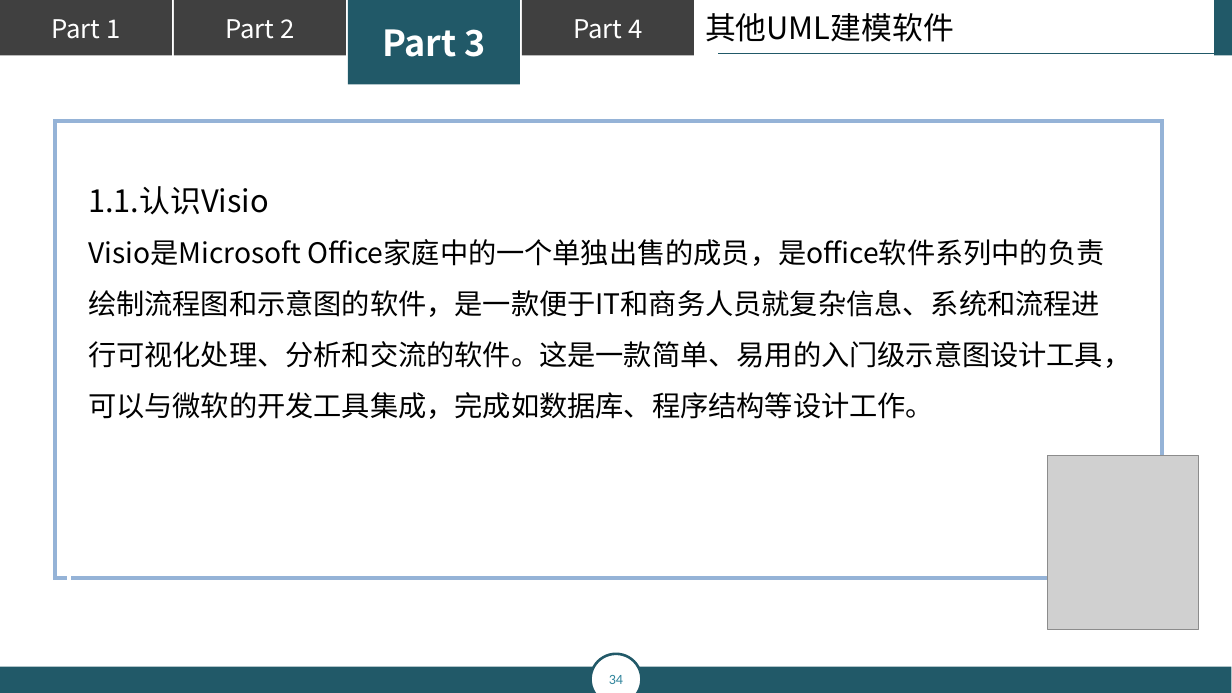
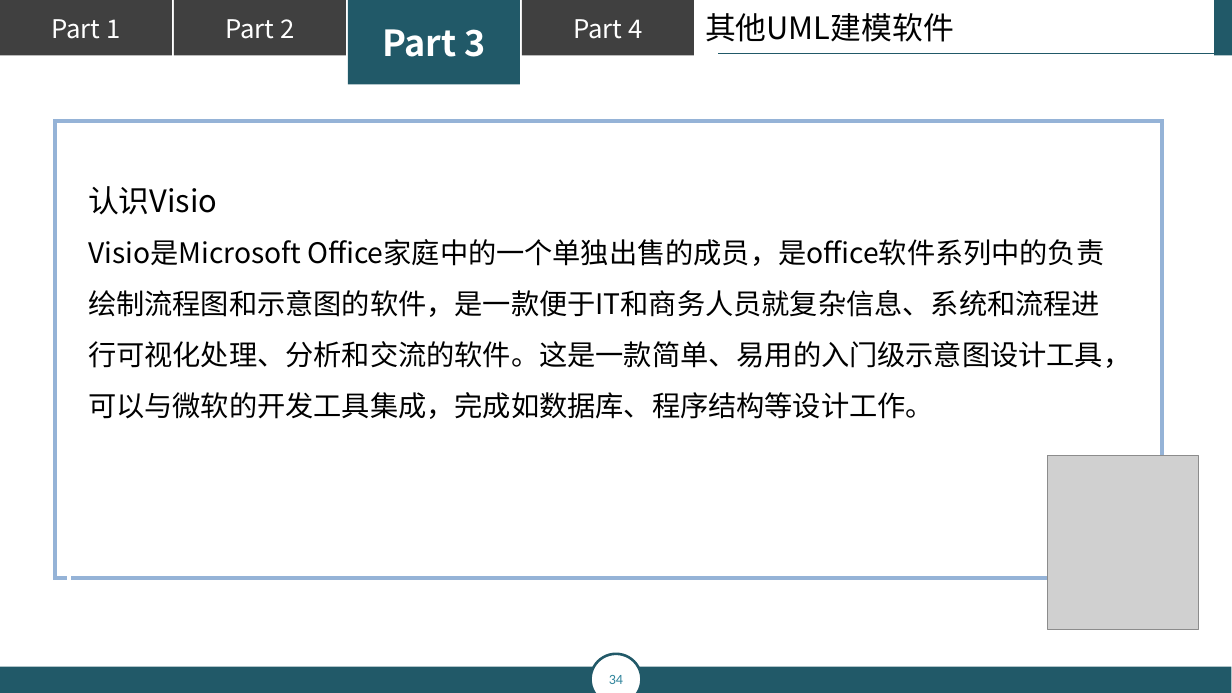
Before and after one commit to popopoi/PRD2018-G07, a slide deck: slide 34 of 翻转课堂PPT/PRD2018-G07-第五周翻转课堂PPT.pptx. Drawn at 1232x693 pixels with LibreOffice and Linux fonts; fonts in the diff are those of the drawing; grey boxes stand for pictures. Boxes give left, top, right and bottom in pixels: in the first picture for what was removed or moved away, otherwise in the second. Text is boxed around its words. In the diff, an @@ line names an element or a change of style, - is before the commit and + after.

```diff
--- a/翻转课堂PPT/PRD2018-G07-第五周翻转课堂PPT.pptx
+++ b/翻转课堂PPT/PRD2018-G07-第五周翻转课堂PPT.pptx
@@ text at [88,186,217,215]: text changed @@
-1.1.认识Visio
+认识Visio
```
Also in this commit, not shown: 10 other slides changed, 6 slides added.
